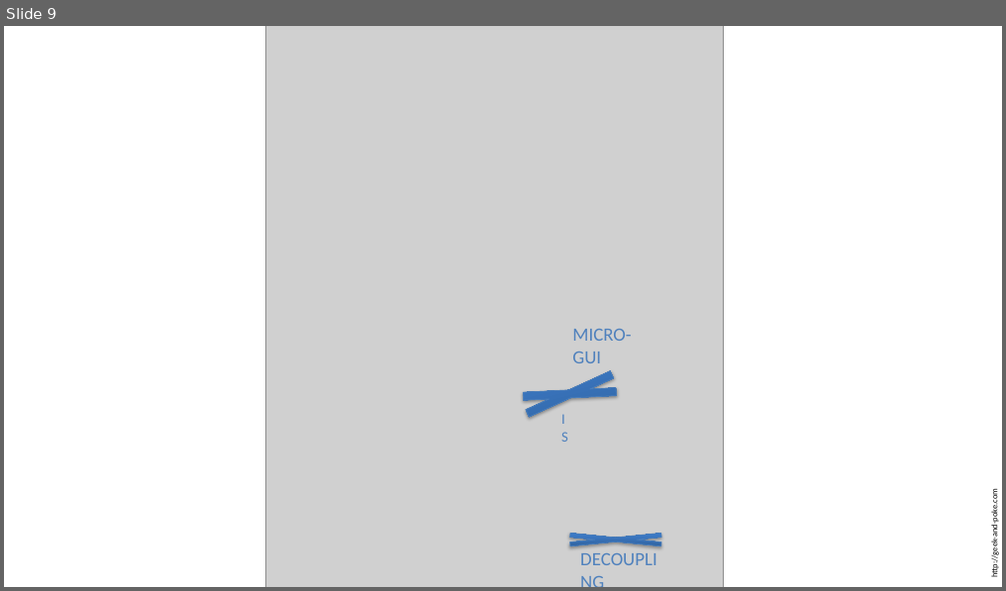
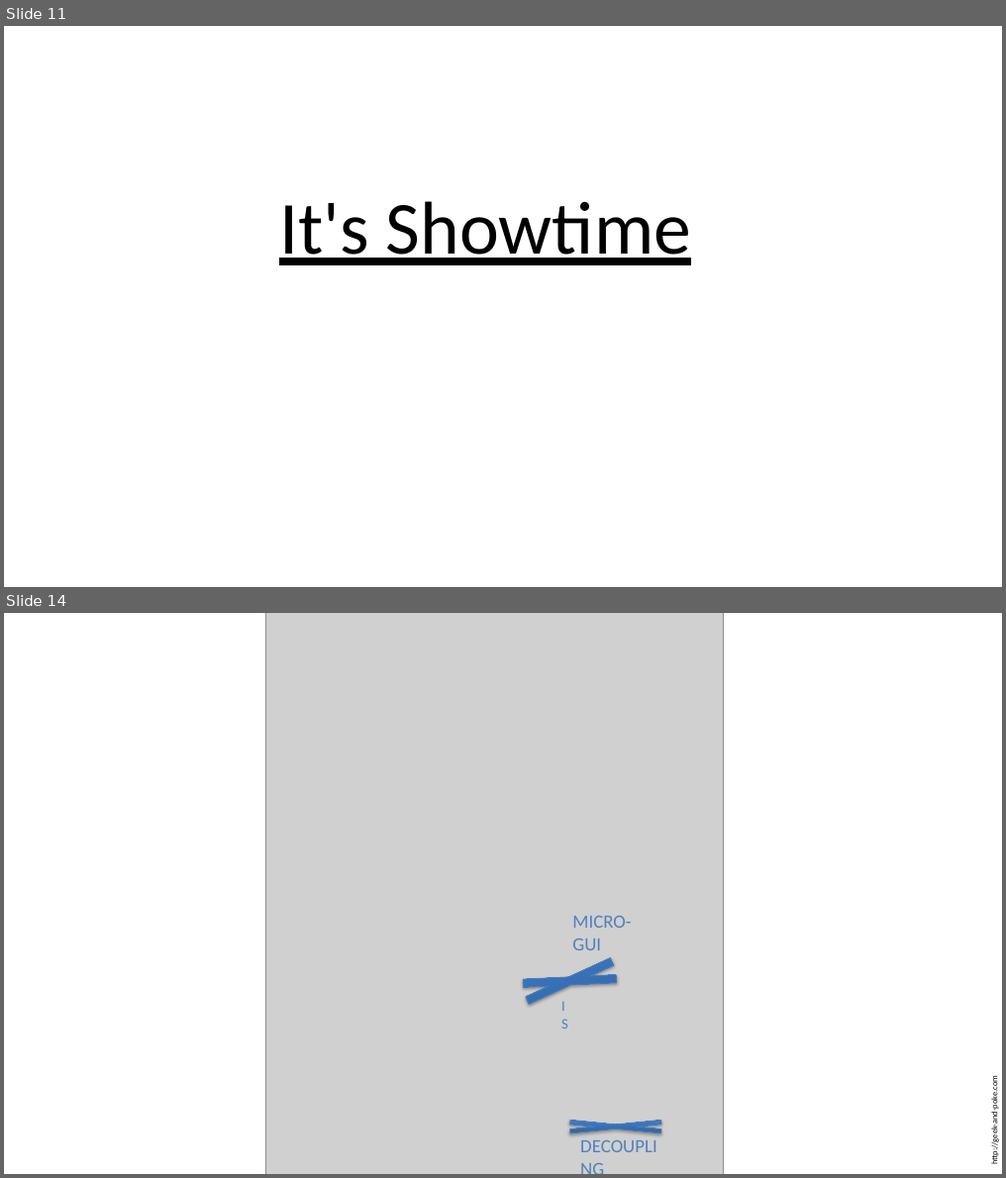
Before and after one commit to simoneggler/bat42, a slide deck: presentation-scion-workbench-bat42.pptx. Shown one above the other, each under a label of ours: slide 9 before the commit, slides 11 and 14 after it; the slides between them are not shown. The pictures are 1006x591 and 1006x1178 pixels, drawn with LibreOffice and Linux fonts; fonts in the diff are those of the drawing; grey boxes stand for pictures; background and template pictures are left out. Boxes give left, top, right and bottom in pixels: in the first picture for what was removed or moved away, otherwise in the second. Text is boxed around its words. In the diff, an @@ line names an element or a change of style, - is before the commit and + after.

```diff
--- a/presentation-scion-workbench-bat42.pptx
+++ b/presentation-scion-workbench-bat42.pptx
@@ slide 11 added at [4,26,1002,587], background #FFFFFF @@
@@ text added at [279,201,691,266], 72 pt, text #000000, underline @@
+It's Showtime
@@ what was slide 9 is now slide 14 @@
```
Also in this commit, not shown: 3 slides changed, 4 other slides added.
